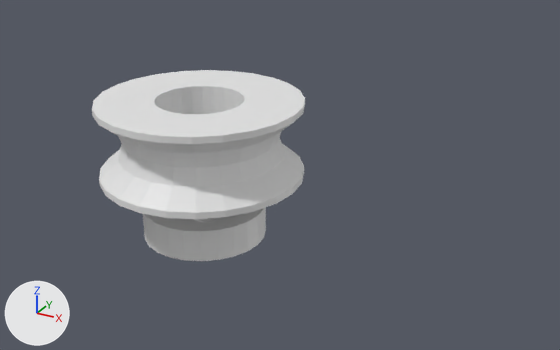
Before and after pictures for a commit that changed the Blender file wheels/wheels.blend.
One viewpoint serves both versions: a 50 mm camera at (127.5, -182.2, 118.6) aimed at (24.2, 5.7, 24.6). Every picture has the same lights, and +X, +Y and +Z are marked at lower left. The same objects are shown in both versions, whatever each file hides.

Objects in the first picture: 'hub.002', 'u-groove'.
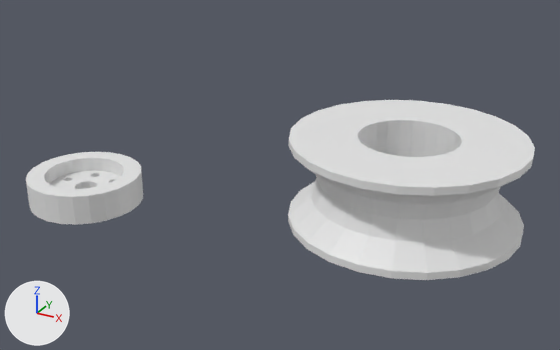
Where the change shows, as pixel boxes (x1, y1, x2, y2) in the pictures (560 x 350 px):
'u-groove', moved: before (92, 70, 305, 219); after (288, 100, 535, 280)
'hub.002', moved: before (143, 207, 266, 261); after (26, 152, 143, 225)

What the commit changed:
Object 'u-groove' (ob_u_groove) moves from (0.0, 0.0, 24.2) to (65.7, 0.0, 24.2).
Object 'hub.002' (ob_hub_002) moves from (0.0, 0.0, 2.1) to (-49.4, 0.0, 2.1).
